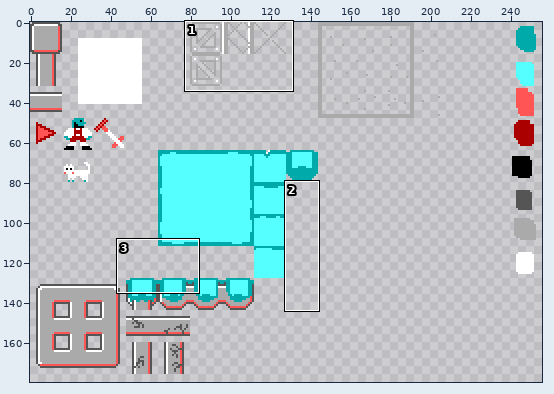
Two versions of one sprite sheet, src/assets/images/tileset.png. The first picture is a wide view before the edit; the outline marks the close-up.
Close-up. As it was:
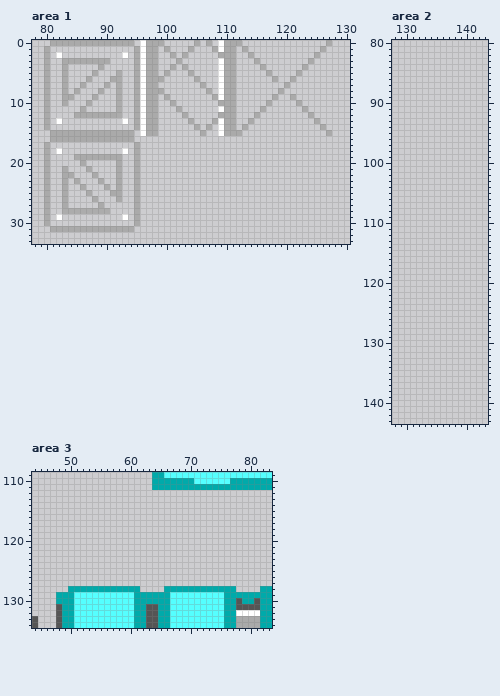
The file is 256x256 pixels. Pixels under 10% opacity are left out. Colours within 5 levels of each other are drawn and written as one. Shown: area 1: x 78..130, y 0..33; area 2: x 128..143, y 80..143; area 3: x 44..83, y 109..134. The wide view leaves out empty margins. The commit also changed other parts of the picture, which this record leaves out.
Once edited:
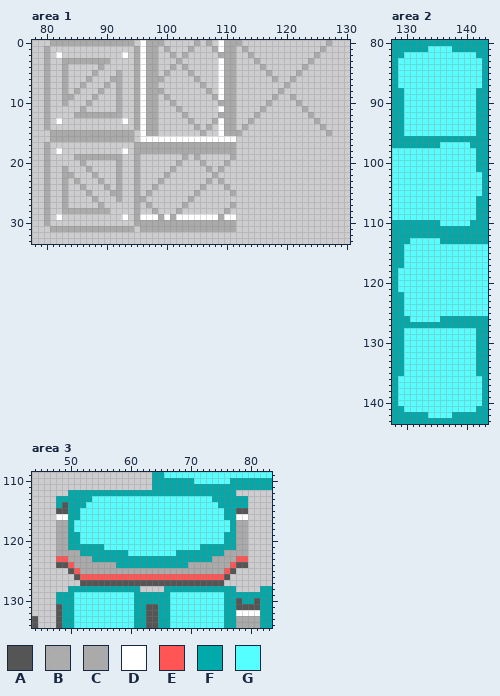
Palette (. is transparent): A #555555  B #aaaaaaf1  C #aaaaaa  D #ffffff  E #ff5555  F #00aaaa  G #55ffff
Diff:
Changed rows in their new state; - is an unchanged pixel.
Area 1:
first column x 96:
16 DDDDDDDDDDDDDDDD
17 CCCCCCCCCCCCCCCC
18 CCCCCCCCCCCCCCCC
19 -------C-C-----C
20 ------C---C---C-
21 -----C-----C-C--
22 ----C-------C---
23 ---C-------C-C--
24 --C-------C---C-
25 -C-------C-----C
26 C-------C-------
27 -C-----C-------C
28 --C---C-------C-
29 DDDCDCDDDDDDDCDD
30 CCCCCCCCCCCCCCCC
31 CCCCCCCCCCCCCCCC
Area 2:
first column x 128:
 80 FFFFFFFFFFFFFFFF
 81 FFFFFFGGGGFFFFFF
 82 FFGGGGGGGGGGGGFF
 83 FGGGGGGGGGGGGGGF
 84 FGGGGGGGGGGGGGGF
 85 FGGGGGGGGGGGGGGF
 86 FGGGGGGGGGGGGGGF
 87 FGGGGGGGGGGGGGGF
 88 FFGGGGGGGGGGGGFF
 89 FFGGGGGGGGGGGGFF
 90 FFGGGGGGGGGGGGFF
 91 FFGGGGGGGGGGGGFF
 92 FFGGGGGGGGGGGGFF
 93 FFGGGGGGGGGGGGFF
 94 FFGGGGGGGGGGGGFF
 95 FFGGGGGGGGGGGGFF
 96 FFFFFFFFFFFFFFFF
 97 FFFFFFFFGGGGGFFF
 98 GGGGGGGGGGGGGGFF
 99 GGGGGGGGGGGGGGFF
100 GGGGGGGGGGGGGGFF
101 GGGGGGGGGGGGGGFF
102 GGGGGGGGGGGGGGGF
103 GGGGGGGGGGGGGGGF
104 GGGGGGGGGGGGGGGF
105 GGGGGGGGGGGGGGGF
106 GGGGGGGGGGGGGGFF
107 GGGGGGGGGGGGGGFF
108 GGGGGGGGGGGGGGFF
109 GGGGGGGGGGGGGGFF
110 FFFFFFFFGGGGGFFF
111 FFFFFFFFFFFFFFFF
112 FFFFFFFFFFFFFFFF
113 FFFGGGGGFFFFFFFF
114 FFGGGGGGGGGGGGGG
115 FFGGGGGGGGGGGGGG
116 FFGGGGGGGGGGGGGG
117 FFGGGGGGGGGGGGGG
118 FGGGGGGGGGGGGGGG
119 FGGGGGGGGGGGGGGG
120 FGGGGGGGGGGGGGGG
121 FGGGGGGGGGGGGGGG
122 FFGGGGGGGGGGGGGG
123 FFGGGGGGGGGGGGGG
124 FFGGGGGGGGGGGGGG
125 FFGGGGGGGGGGGGGG
126 FFFGGGGGFFFFFFFF
127 FFFFFFFFFFFFFFFF
128 FFGGGGGGGGGGGGFF
129 FFGGGGGGGGGGGGFF
130 FFGGGGGGGGGGGGFF
131 FFGGGGGGGGGGGGFF
132 FFGGGGGGGGGGGGFF
133 FFGGGGGGGGGGGGFF
134 FFGGGGGGGGGGGGFF
135 FFGGGGGGGGGGGGFF
136 FGGGGGGGGGGGGGGF
137 FGGGGGGGGGGGGGGF
138 FGGGGGGGGGGGGGGF
139 FGGGGGGGGGGGGGGF
140 FGGGGGGGGGGGGGGF
141 FFGGGGGGGGGGGGFF
142 FFFFFFGGGGFFFFFF
143 FFFFFFFFFFFFFFFF
Area 3:
first column x 48:
112 --FFFFFFFFFFFFFFFFFFFFFFFFFFFF--
113 FFFFFFGGGGGGGGGGGGGGGGGGGGFFFFFF
114 FAFFFGGGGGGGGGGGGGGGGGGGGGGFFFFF
115 AAFFGGGGGGGGGGGGGGGGGGGGGGGGFFAA
116 DDFFGGGGGGGGGGGGGGGGGGGGGGGGFFDD
117 CCFGGGGGGGGGGGGGGGGGGGGGGGGGGFCC
118 CCFGGGGGGGGGGGGGGGGGGGGGGGGGGFCC
119 CCFFGGGGGGGGGGGGGGGGGGGGGGGGFFCC
120 CCFFGGGGGGGGGGGGGGGGGGGGGGGGFFCC
121 CCFFFFFFGGGGGGGGGGGGGGGGFFFFFFCC
122 CCCCFFFFFFFFGGGGGGGGFFFFFFFFCCCC
123 EECCCCFFFFFFFFFFFFFFFFFFFFCCCCEE
124 AAECCCCCCCFFFFFFFFFFFFCCCCCCCEAA
125 --AECCCCCCCCCCCCCCCCCCCCCCCCEA--
126 ---AEEEEEEEEEEEEEEEEEEEEEEEEA---
127 ----AAAAAAAAAAAAAAAAAAAAAAAA----
Changed places in both close-ups, as pixel boxes (x1, y1, x2, y2):
added: (140, 136, 236, 232)
added: (392, 40, 488, 424)
added: (56, 490, 248, 586)
